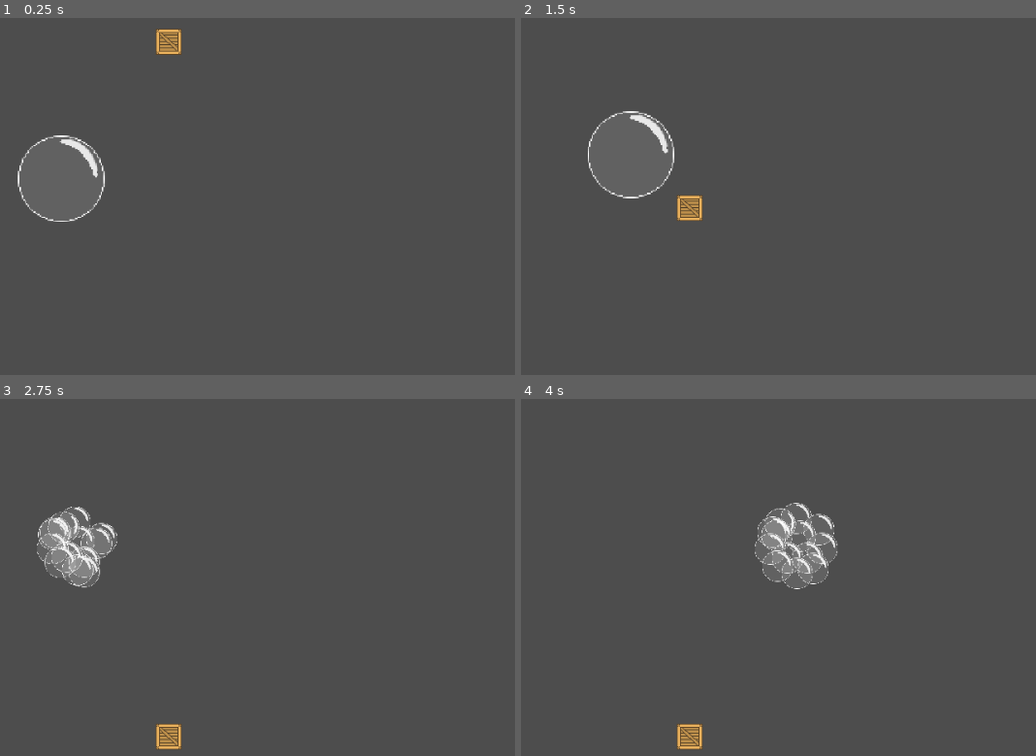
Above: before the commit, frames 1-4 (two rows, left to right).
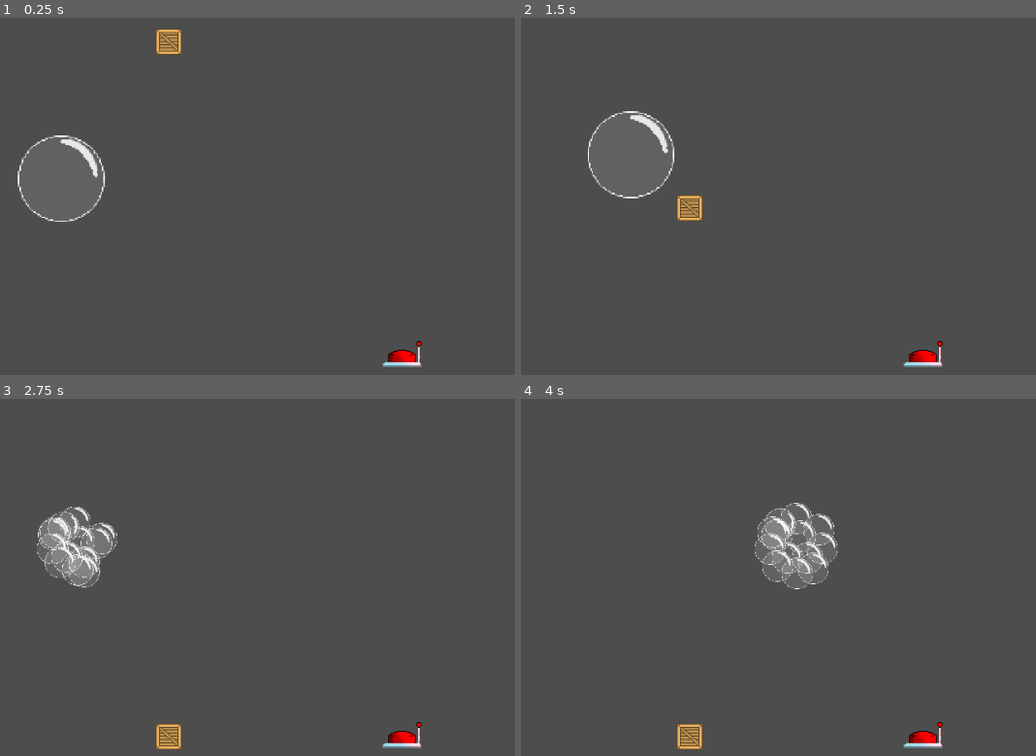
Above: after the commit, the same moments.

Repository: TheMaxcraft1/GGJ-2025-Project-Bubbles
Game: Godot game, scene res://Scenes/TestLevel.tscn
Same seed, same stepped clock (60 frames per second), same inputs: the game is played once before the commit and once after it.
Inputs:
- Up to frame 1 (0.25 s): no input
- Up to frame 2 (1.5 s): tap Enter (ui_accept) at 0.5, 0.77 s; hold Right (ui_right) 0.53-1.28 s; tap C (swap_bubble) at 0.6, 1.35 s; hold Left (ui_left) from 1.28 s (still down)
- Up to frame 3 (2.75 s): tap Enter (ui_accept) at 1.52 s; release Left (ui_left) at 2.03 s; hold Right (ui_right) from 2.03 s (still down); tap C (swap_bubble) at 2.1 s
- Up to frame 4 (4 s): tap C (swap_bubble) at 2.85, 3.6 s; tap Enter (ui_accept) at 3.02, 3.77 s; release Right (ui_right) at 3.53 s; hold Left (ui_left) from 3.53 s (still down)

The runs differ from the first frame. In frame 1, 0.3% of the frame differs, in the area x 74-82%, y 90-98%; in frame 2, 0.3%; in frame 3, 0.3%; in frame 4, 0.3%.

Commit message:
Add Button first logic

Diff:
--- a/Scenes/Box.tscn
+++ b/Scenes/Box.tscn
@@ -9,7 +9,7 @@
 [sub_resource type="RectangleShape2D" id="RectangleShape2D_w7rda"]
 size = Vector2(34, 34)
 
-[node name="Box" type="RigidBody2D"]
+[node name="Box" type="RigidBody2D" groups=["Box"]]
 lock_rotation = true
 script = ExtResource("1_60wvo")
 
--- /dev/null
+++ b/Scenes/Button.tscn
@@ -0,0 +1,44 @@
+[gd_scene load_steps=7 format=3 uid="uid://81h6831cy7dx"]
+
+[ext_resource type="Script" path="res://Scripts/Button.gd" id="1_54w07"]
+[ext_resource type="Texture2D" uid="uid://bj0q405hsvwai" path="res://Sprites/Buttons/UnpressedButton.png" id="2_ohqqh"]
+
+[sub_resource type="RectangleShape2D" id="RectangleShape2D_i4djk"]
+size = Vector2(48, 8)
+
+[sub_resource type="Gradient" id="Gradient_u1ng2"]
+offsets = PackedFloat32Array(0, 0.707792, 1)
+colors = PackedColorArray(1, 1, 1, 1, 0.0779221, 0.0779221, 0.0779221, 1, 0, 0, 0, 1)
+
+[sub_resource type="GradientTexture2D" id="GradientTexture2D_3yw3u"]
+gradient = SubResource("Gradient_u1ng2")
+fill = 1
+fill_from = Vector2(0.5, 0.5)
+
+[sub_resource type="RectangleShape2D" id="RectangleShape2D_7nw50"]
+size = Vector2(42, 19.5)
+
+[node name="Button" type="StaticBody2D"]
+script = ExtResource("1_54w07")
+
+[node name="Sprite2D" type="Sprite2D" parent="."]
+texture = ExtResource("2_ohqqh")
+
+[node name="CollisionShape2D" type="CollisionShape2D" parent="."]
+position = Vector2(0, 12)
+shape = SubResource("RectangleShape2D_i4djk")
+
+[node name="PointLight2D" type="PointLight2D" parent="."]
+position = Vector2(21, -13)
+color = Color(0, 0.607843, 0, 1)
+energy = 2.5
+texture = SubResource("GradientTexture2D_3yw3u")
+
+[node name="ButtonArea2D" type="Area2D" parent="."]
+
+[node name="ButtonArea2DColShape" type="CollisionShape2D" parent="ButtonArea2D"]
+position = Vector2(2, 4.75)
+shape = SubResource("RectangleShape2D_7nw50")
+
+[connection signal="body_entered" from="ButtonArea2D" to="." method="_on_button_area_2d_body_entered"]
+[connection signal="body_exited" from="ButtonArea2D" to="." method="_on_button_area_2d_body_exited"]
--- a/Scenes/TestLevel.tscn
+++ b/Scenes/TestLevel.tscn
@@ -1,10 +1,14 @@
-[gd_scene load_steps=4 format=3 uid="uid://dpjxhljqkcpkj"]
+[gd_scene load_steps=5 format=3 uid="uid://dpjxhljqkcpkj"]
 
 [ext_resource type="PackedScene" uid="uid://cdlquej35f8td" path="res://Scenes/Player.tscn" id="1_aeomn"]
 [ext_resource type="PackedScene" uid="uid://bqxluxi80lfv2" path="res://Scenes/Boundaries.tscn" id="2_wmdwm"]
 [ext_resource type="PackedScene" uid="uid://cgqnyh0icps3v" path="res://Scenes/Box.tscn" id="3_jgxqw"]
+[ext_resource type="PackedScene" uid="uid://81h6831cy7dx" path="res://Scenes/Button.tscn" id="4_5o2ac"]
 
 [node name="TestLevel" type="Node2D"]
+
+[node name="Button" parent="." instance=ExtResource("4_5o2ac")]
+position = Vector2(498, 502)
 
 [node name="Player" parent="." instance=ExtResource("1_aeomn")]
 position = Vector2(76, 278)
--- /dev/null
+++ b/Scripts/Button.gd
@@ -0,0 +1,27 @@
+extends StaticBody2D
+
+var UNPRESSED_SPRITE = preload("res://Sprites/Buttons/UnpressedButton.png")
+var PRESSED_SPRITE = preload("res://Sprites/Buttons/PressedButton.png")
+var RED_COLOR : Color = Color("ff0000")
+var GREEN_COLOR: Color = Color("009b00")
+
+var isButtonPressed: bool = false
+
+# Called every frame. 'delta' is the elapsed time since the previous frame.
+func _process(delta: float) -> void:
+	if isButtonPressed:
+		$Sprite2D.texture = PRESSED_SPRITE
+		$PointLight2D.color = GREEN_COLOR
+	else:
+		$Sprite2D.texture = UNPRESSED_SPRITE
+		$PointLight2D.color = RED_COLOR
+
+func _on_button_area_2d_body_entered(body: Node2D) -> void:
+	if body.is_in_group("Box"):
+		isButtonPressed = true
+		#GATE.OPEN
+
+func _on_button_area_2d_body_exited(body: Node2D) -> void:
+	if body.is_in_group("Box"):
+		isButtonPressed = false
+		#GATE.CLOSE
--- a/project.godot
+++ b/project.godot
@@ -25,6 +25,10 @@
 window/size/viewport_height=540
 window/size/resizable=false
 
+[global_group]
+
+Box=""
+
 [input]
 
 swap_bubble={
Not shown, changed: Plan.txt
Binary file added: Sprites/Buttons/PressedButton.png
Not shown, added: Sprites/Buttons/PressedButton.png.import
Binary file added: Sprites/Buttons/UnpressedButton.png
Not shown, added: Sprites/Buttons/UnpressedButton.png.import
Not shown, added: Scenes/But1929.tmp
Not shown, added: Sprites/Buttons/Buttons.xcf
